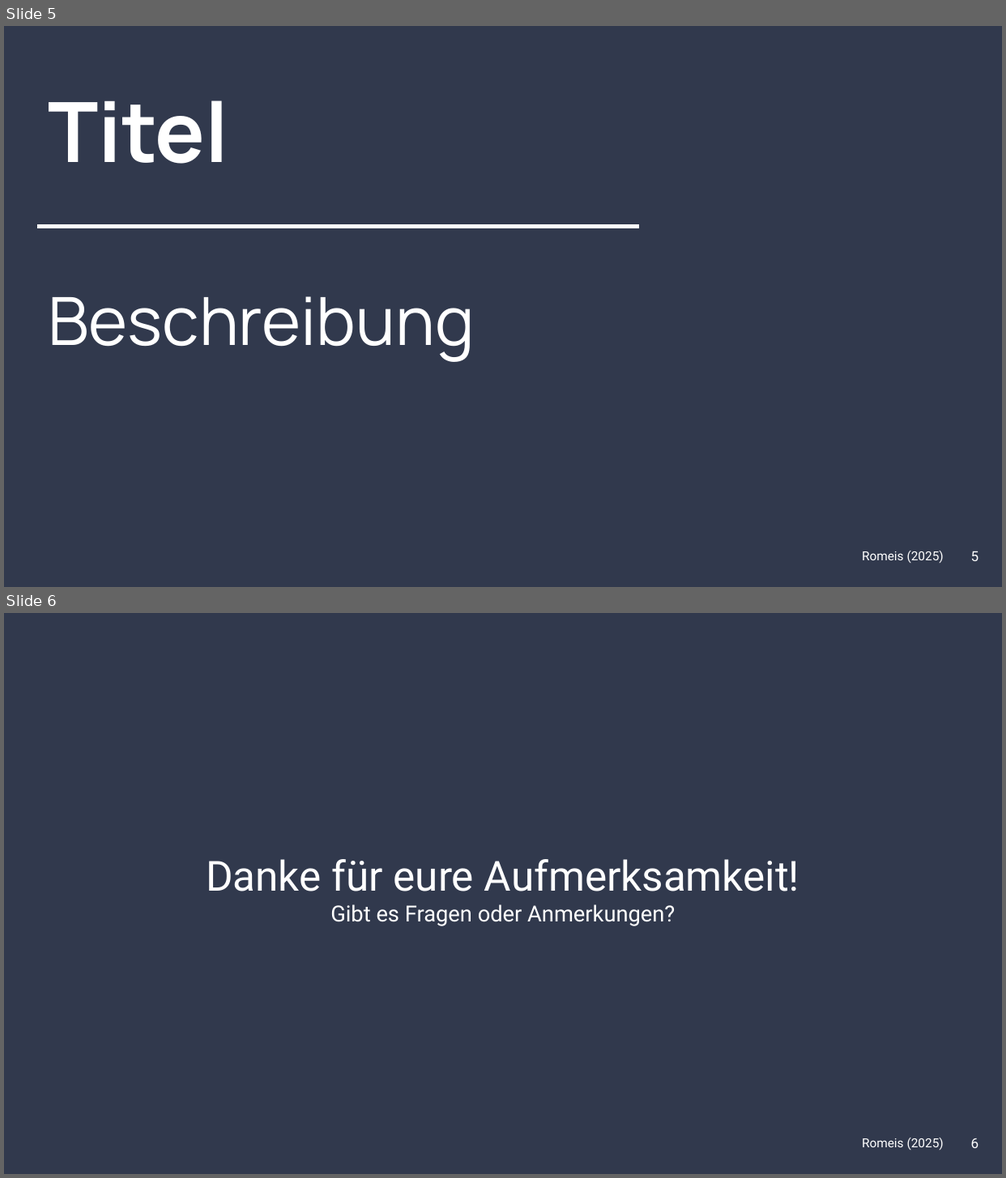
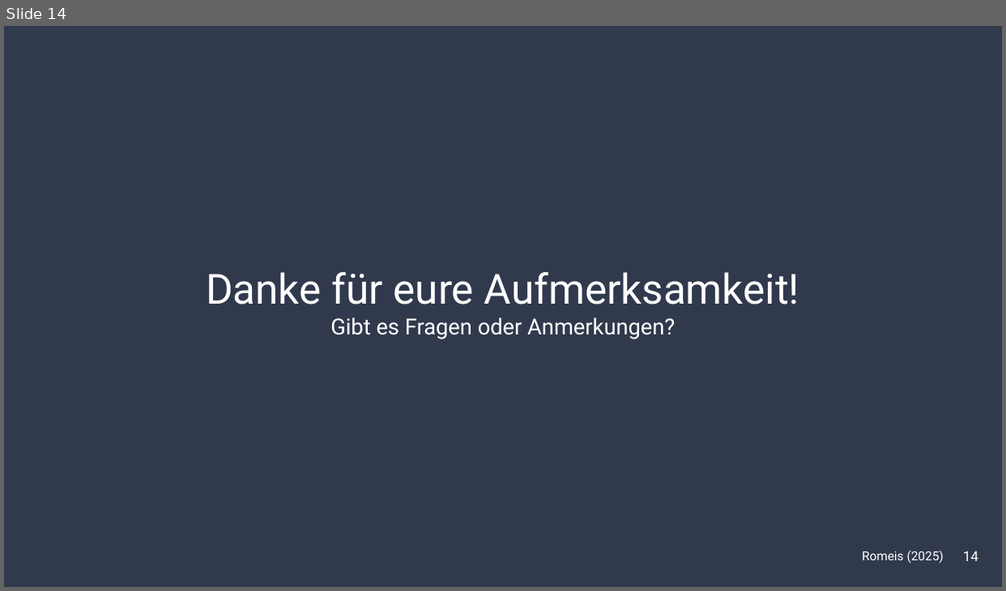
Before and after one commit to FiJoRom/DevOps-Task-Manager, a slide deck: Präsentation_DevOps_Romeis.pptx. Shown one above the other, each under a label of ours: slides 5 and 6 before the commit, slide 14 after it. The pictures are 1006x1178 and 1006x591 pixels, drawn with LibreOffice and Linux fonts; fonts in the diff are those of the drawing. Boxes give left, top, right and bottom in pixels: in the first picture for what was removed or moved away, otherwise in the second. Text is boxed around its words. In the diff, an @@ line names an element or a change of style, - is before the commit and + after.

```diff
--- a/Präsentation_DevOps_Romeis.pptx
+++ b/Präsentation_DevOps_Romeis.pptx
@@ slide 5 removed at box(4, 26, 1002, 587), background #31394D @@
@@ title removed at box(48, 101, 474, 362) @@
-Titel
-Beschreibung
@@ line removed from (37, 227) to (640, 227) @@
@@ text removed at box(862, 551, 944, 563) @@
-Romeis (2025)
@@ page number removed at box(971, 552, 979, 561) @@
-5
@@ what was slide 6 is now slide 14 @@
@@ page number at box(963, 552, 978, 561): text changed @@
-6
+14
```
Also in this commit, not shown: 3 slides changed, 10 slides added, 3 other slides removed, 1 other file.
